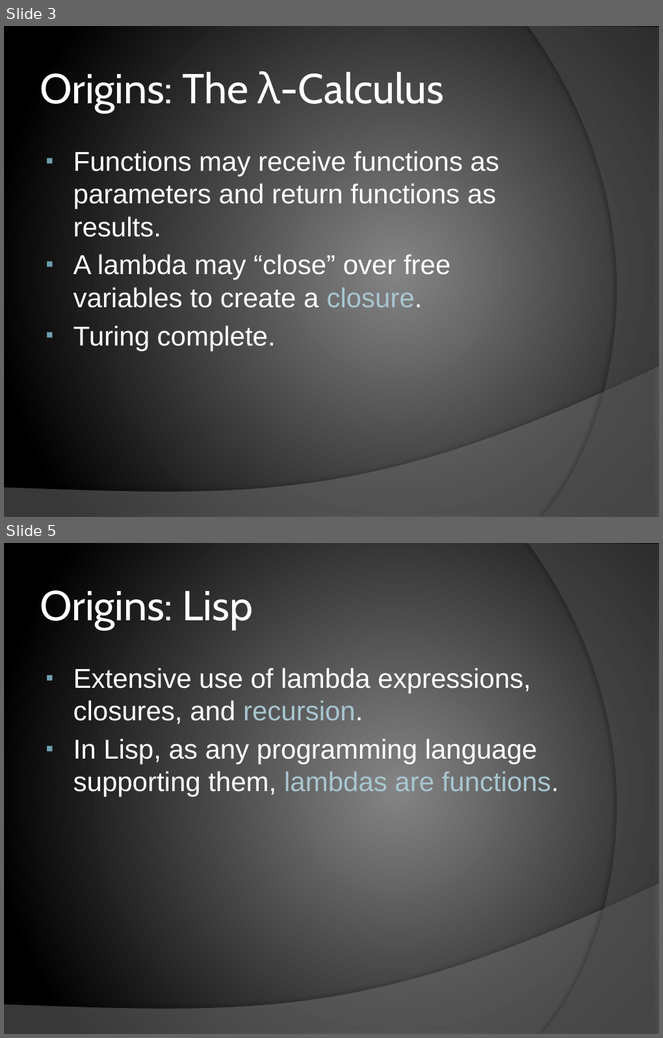
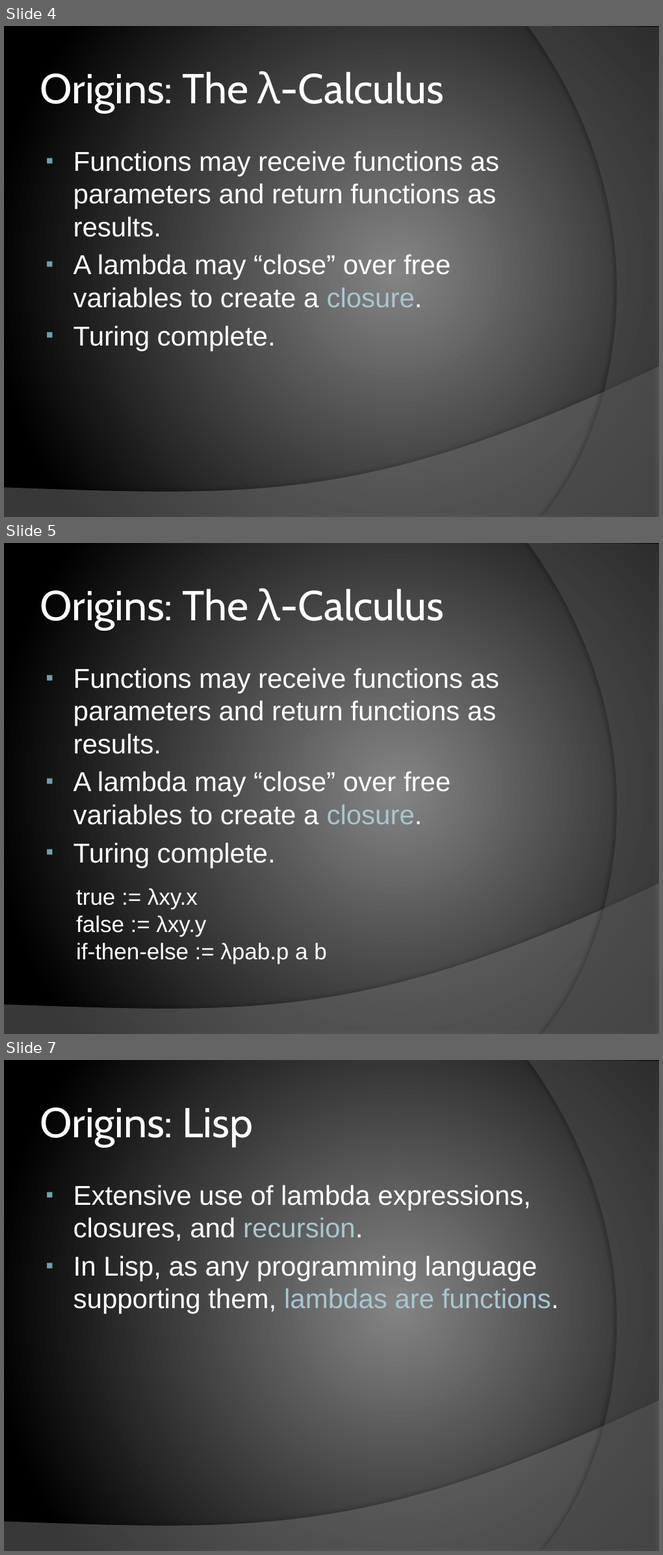
Before and after one commit to chrislewis/JaxFunc_0_ImperativelyFunctional, a slide deck: JaxFunc.pptx. Shown one above the other, each under a label of ours: slides 3 and 5 before the commit, slides 4, 5 and 7 after it; the slides between them are not shown. The pictures are 663x1038 and 663x1555 pixels, drawn with LibreOffice and Linux fonts; fonts in the diff are those of the drawing. Boxes give left, top, right and bottom in pixels: in the first picture for what was removed or moved away, otherwise in the second. Text is boxed around its words. In the diff, an @@ line names an element or a change of style, - is before the commit and + after.

```diff
--- a/JaxFunc.pptx
+++ b/JaxFunc.pptx
@@ slide 5 added at box(4, 543, 659, 1034), background gradient #848484 to #000000; not listed: 2 template elements that a slide beside it also shows @@
@@ title added at box(40, 588, 444, 629), 46 pt, text #FFFFFF @@
+Origins: The λ-Calculus
@@ text added at box(74, 668, 499, 868), 30 pt, text #FFFFFF @@
+▪ Functions may receive functions as parameters and return functions as results.
+▪ A lambda may “close” over free variables to create a closure.
+▪ Turing complete.
@@ text added at box(76, 888, 326, 964), 25 pt, text #FFFFFF @@
+true := λxy.x
+false := λxy.y
+if-then-else := λpab.p a b
@@ what was slide 3 is now slide 4 @@
@@ what was slide 5 is now slide 7 @@
```
Also in this commit, not shown: 8 slides changed, 3 other slides added.
